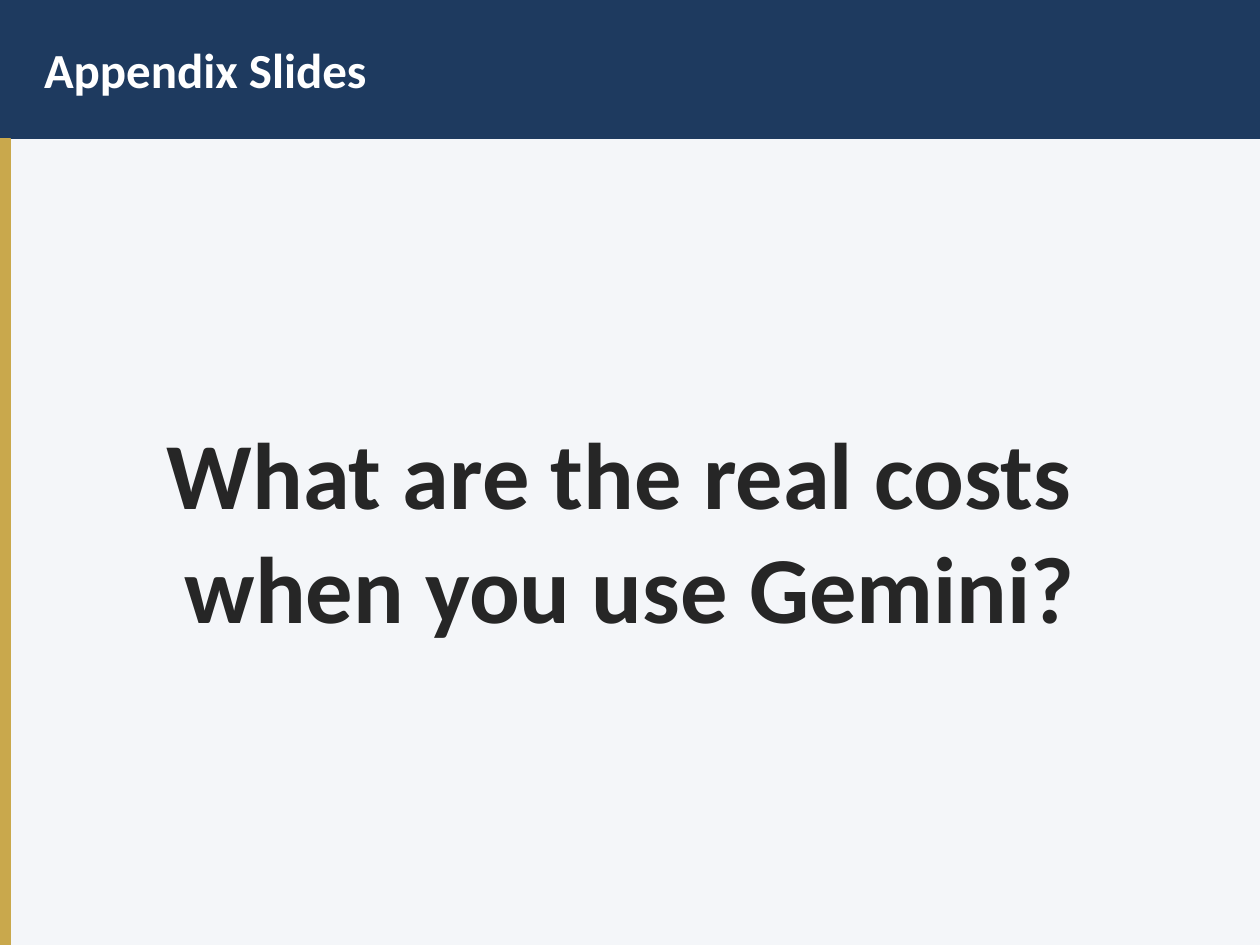
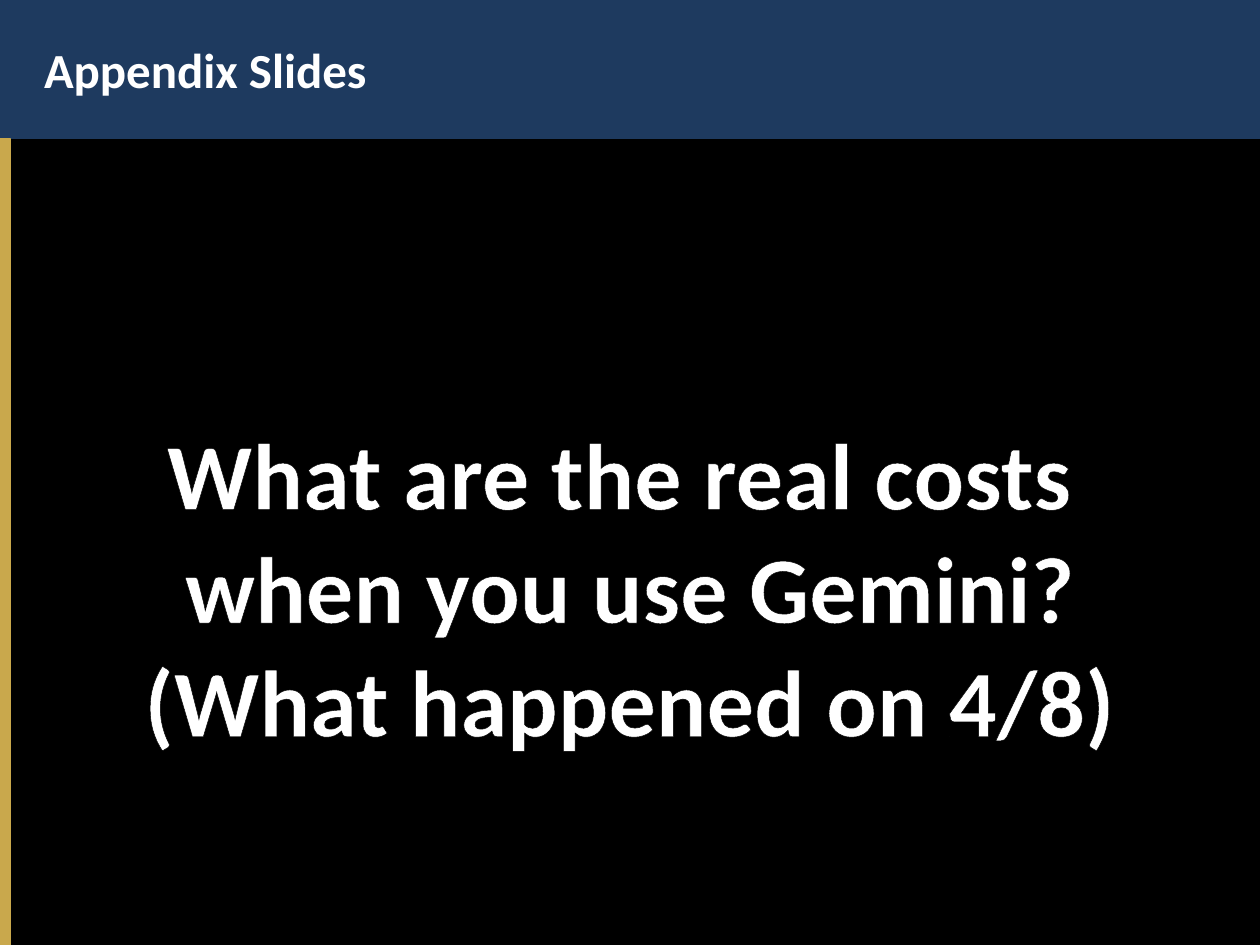
Before and after one commit to jweisenfeld/AI, a slide deck: slide 12 of pmc1/PMC-AI-Technical-Overview.pptx (slide 10 before the commit). Drawn at 1260x945 pixels with LibreOffice and Linux fonts; fonts in the diff are those of the drawing. Boxes give left, top, right and bottom in pixels: in the first picture for what was removed or moved away, otherwise in the second. Text is boxed around its words. In the diff, an @@ line names an element or a change of style, - is before the commit and + after.

```diff
--- a/pmc1/PMC-AI-Technical-Overview.pptx
+++ b/pmc1/PMC-AI-Technical-Overview.pptx
@@ background #F4F6F9 to #000000 @@
@@ text "What are the real costs": place and size @@
-text "What are the real costs" at <box>167,442,1074,638</box>
+text "What are the real costs" at <box>144,443,1115,751</box>
@@ text at <box>167,443,1074,638</box>: text colour #262626 to #FFFFFF, letter outline #FFFFFF 1.06 pt to #000000 1.06 pt in "What are the real costs", "when you use Gemini?" @@
@@ text at <box>144,667,1115,751</box>: paragraph added @@
+(What happened on 4/8)
```
Also in this commit, not shown: 12 other slides changed, 11 slides added, 1 slide removed, 1 other file.
